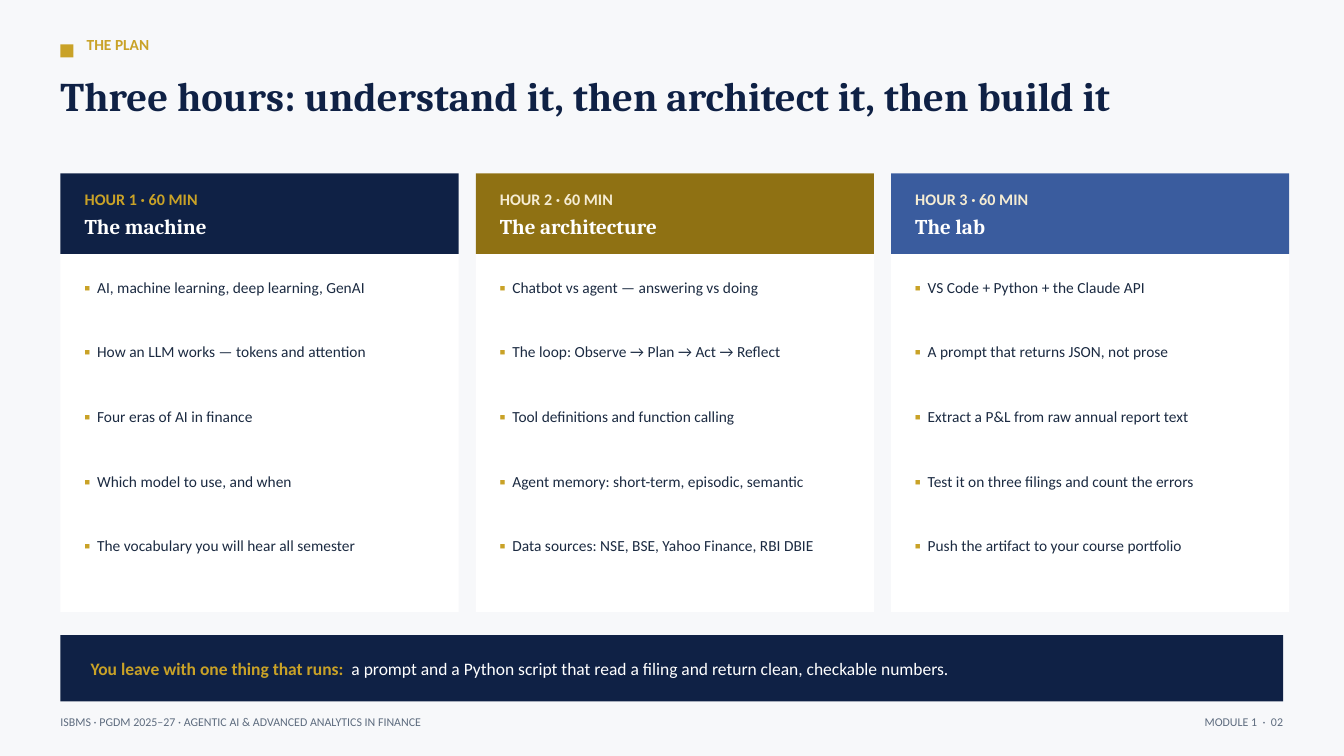
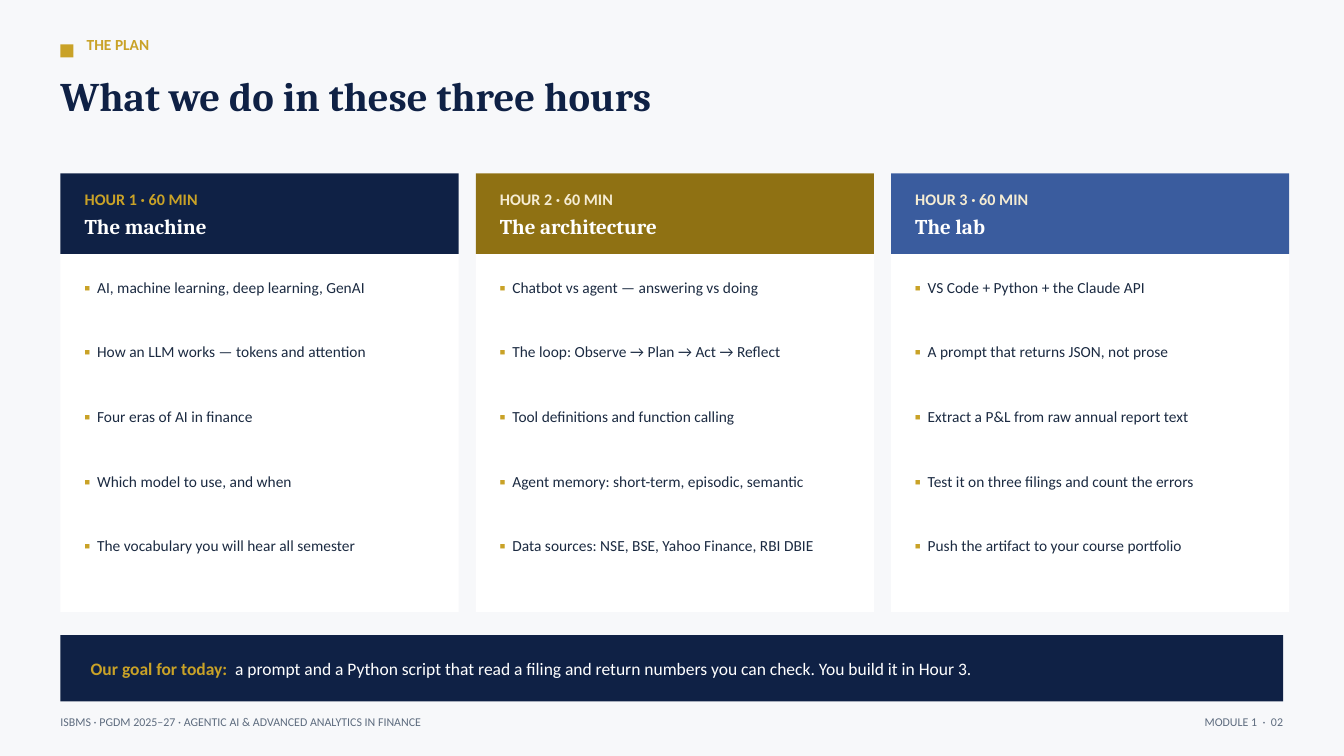
Before and after one commit to tejasgjadhav/AIFINANCE, a slide deck: slide 2 of slides/Module-01-Foundations-of-Agentic-AI.pptx. Drawn at 1344x756 pixels with LibreOffice and Linux fonts; fonts in the diff are those of the drawing. Boxes give left, top, right and bottom in pixels: in the first picture for what was removed or moved away, otherwise in the second. Text is boxed around its words. In the diff, an @@ line names an element or a change of style, - is before the commit and + after.

```diff
--- a/slides/Module-01-Foundations-of-Agentic-AI.pptx
+++ b/slides/Module-01-Foundations-of-Agentic-AI.pptx
@@ text at (60,82,651,112): text changed @@
-Three hours: understand it, then architect it, then build it
+What we do in these three hours
@@ text at (91,662,971,678): text changed @@
-You leave with one thing that runs: a prompt and a Python script that read a filing and return clean, checkable numbers.
+Our goal for today: a prompt and a Python script that read a filing and return numbers you can check. You build it in Hour 3.
```
Also in this commit, not shown: 12 other slides changed, 3 other files.
